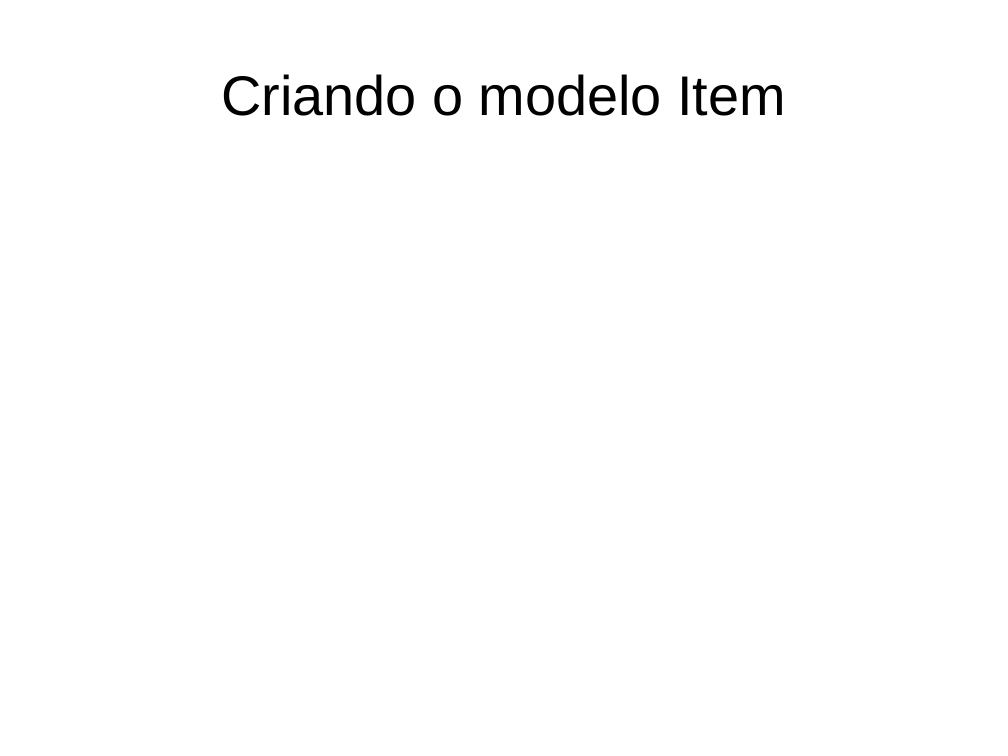
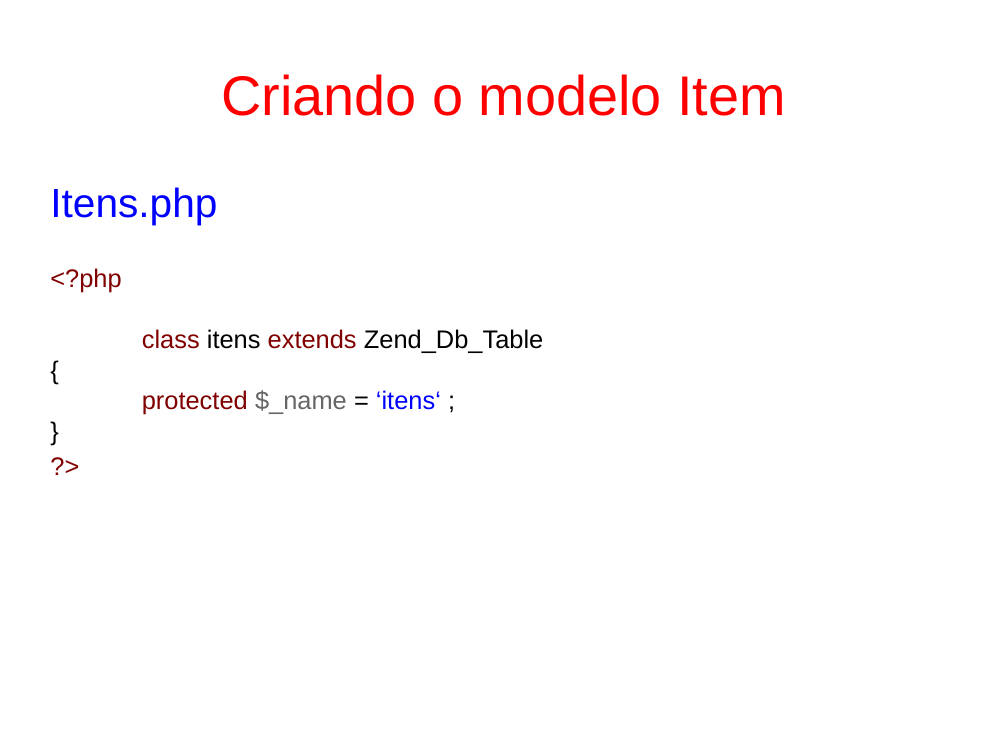
Before and after one commit to fgsl/lojasacme, a slide deck: slide 24 of docs/tutorial.odp (slide 27 before the commit). Drawn at 1008x756 pixels with LibreOffice and Linux fonts; fonts in the diff are those of the drawing. Boxes give left, top, right and bottom in pixels: in the first picture for what was removed or moved away, otherwise in the second. Text is boxed around its words. In the diff, an @@ line names an element or a change of style, - is before the commit and + after.

```diff
--- a/docs/tutorial.odp
+++ b/docs/tutorial.odp
@@ title "Criando o modelo Item" at [221, 74, 786, 116]: text colour #000000 to #FF0000 @@
@@ subtitle added at [50, 187, 543, 415], 20 pt, text #800000 @@
+Itens.php
+<?php
+class itens extends Zend_Db_Table
+{
+protected $_name = ‘itens‘ ;
+}
+?>
```
Also in this commit, not shown: 24 other slides changed, 9 slides added, 7 slides removed, 1 other file.
